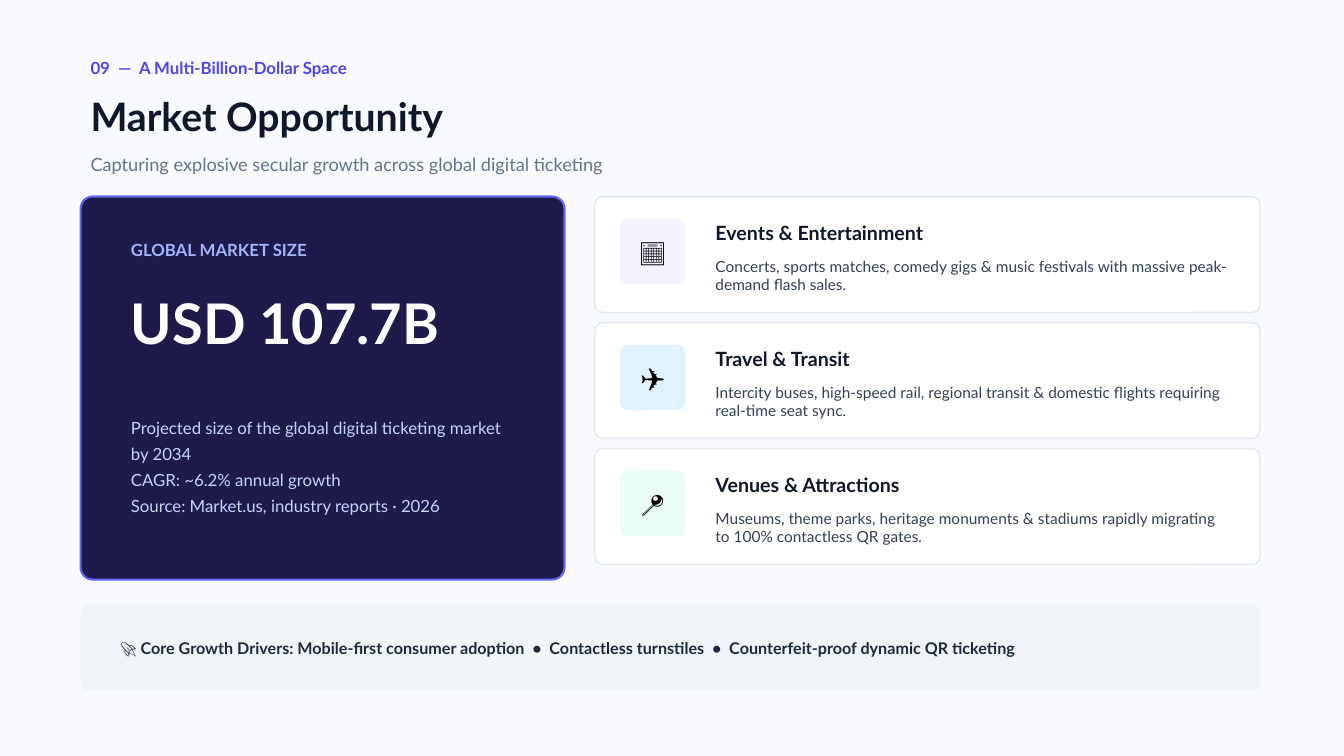
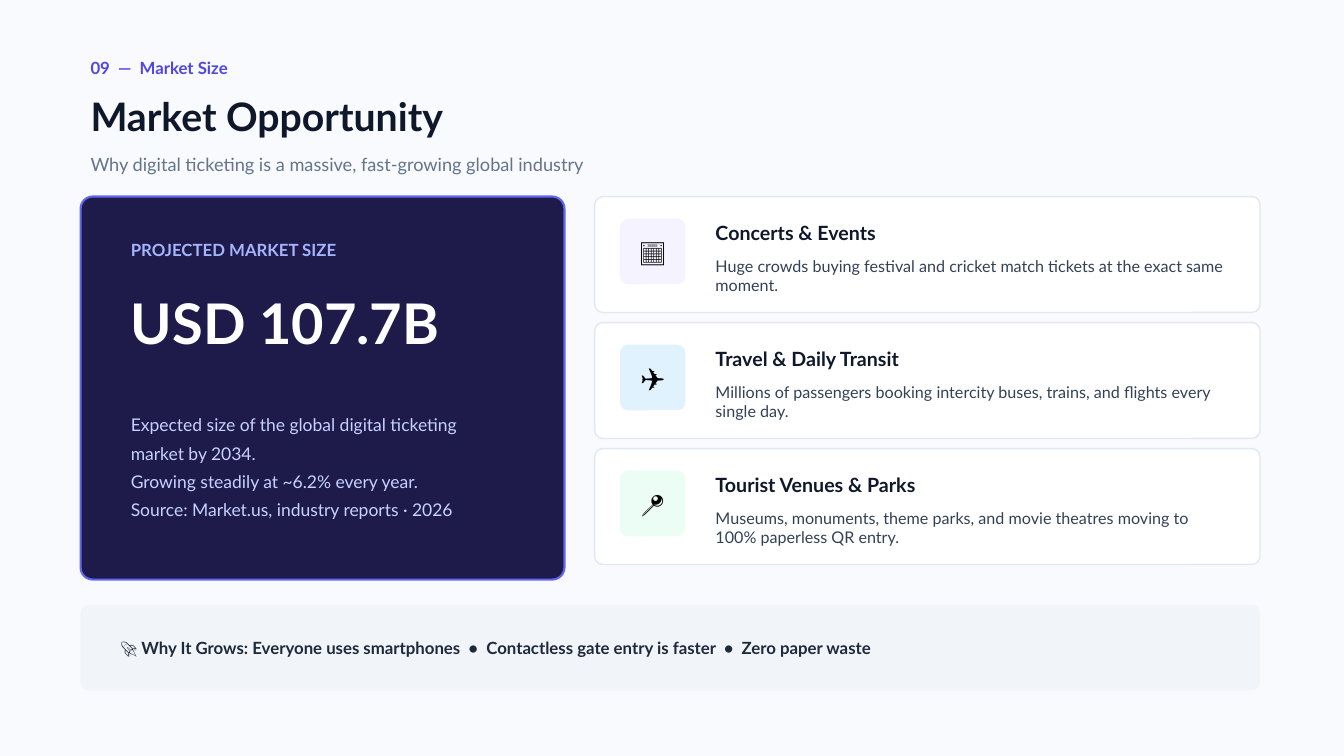
Before and after one commit to gudurusaichaitanya-eng/travelease-react, a slide deck: slide 11 of Smart_Ticket_Booking_Platform.pptx. Drawn at 1344x756 pixels with LibreOffice and Linux fonts; fonts in the diff are those of the drawing. Boxes give left, top, right and bottom in pixels: in the first picture for what was removed or moved away, otherwise in the second. Text is boxed around its words. In the diff, an @@ line names an element or a change of style, - is before the commit and + after.

Commit message:
Simplify all slide text and abstract into clear, plain English for easy presentation

```diff
--- a/Smart_Ticket_Booking_Platform.pptx
+++ b/Smart_Ticket_Booking_Platform.pptx
@@ text at [91,61,228,74]: text changed @@
-09 — A Multi-Billion-Dollar Space
+09 — Market Size
@@ text at [91,157,583,175]: text changed @@
-Capturing explosive secular growth across global digital ticketing
+Why digital ticketing is a massive, fast-growing global industry
@@ text at [715,225,875,240]: text changed @@
-Events & Entertainment
+Concerts & Events
@@ text at [131,243,336,256]: text changed @@
-GLOBAL MARKET SIZE
+PROJECTED MARKET SIZE
@@ text at [715,260,1223,291]: text changed; size 11 to 11.5 pt @@
-Concerts, sports matches, comedy gigs & music festivals with massive peak-demand flash sales.
+Huge crowds buying festival and cricket match tickets at the exact same moment.
@@ text at [715,351,899,370]: text changed @@
-Travel & Transit
+Travel & Daily Transit
@@ text at [715,386,1211,420]: text changed; size 11 to 11.5 pt @@
-Intercity buses, high-speed rail, regional transit & domestic flights requiring real-time seat sync.
+Millions of passengers booking intercity buses, trains, and flights every single day.
@@ text at [131,418,456,491]: text changed; size 12 to 12.5 pt @@
-Projected size of the global digital ticketing market by 2034
-CAGR: ~6.2% annual growth
+Expected size of the global digital ticketing market by 2034.
+Growing steadily at ~6.2% every year.
@@ text at [715,477,915,492]: text changed @@
-Venues & Attractions
+Tourist Venues & Parks
@@ text at [131,503,453,519]: size 12 to 12.5 pt in "Source: Market.us, industry reports · 2026"; line spacing 1.3 to 1.35 @@
@@ text at [715,512,1189,546]: text changed; size 11 to 11.5 pt @@
-Museums, theme parks, heritage monuments & stadiums rapidly migrating to 100% contactless QR gates.
+Museums, monuments, theme parks, and movie theatres moving to 100% paperless QR entry.
@@ text at [141,641,870,657]: text changed; size 11.5 to 12 pt @@
-🚀 Core Growth Drivers: Mobile-first consumer adoption • Contactless turnstiles • Counterfeit-proof dynamic QR ticketing
+🚀 Why It Grows: Everyone uses smartphones • Contactless gate entry is faster • Zero paper waste
```
Also in this commit, not shown: 10 other slides changed, 1 slide added, 1 slide removed, 1 other file.
